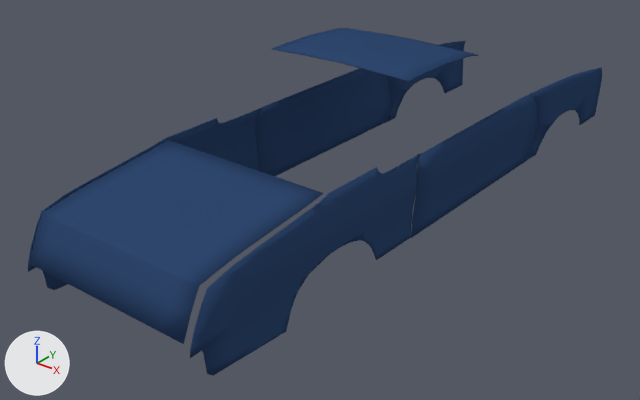
A saved change to the Blender file blender/cutlass.blend.
Rendered twice from a 50 mm lens placed at (3.22, -3.37, 2.74), pointed at (-0.18, 0.87, 0.11). Every picture has the same lights, and +X, +Y and +Z are marked at lower left.

Names of what the first picture shows: 'Hood.000', 'Hood.005', 'Hood.006', 'Hood.008', 'TrunkLid'.
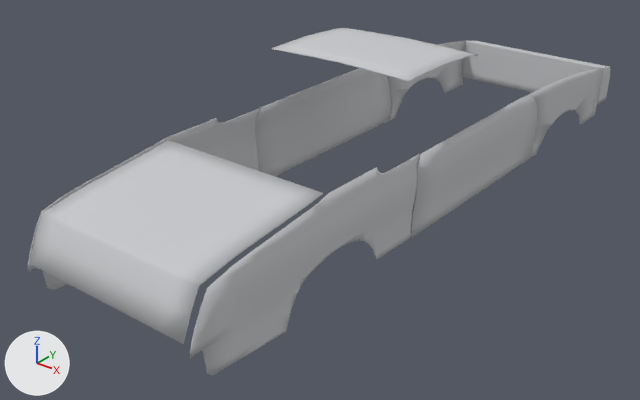
Edits to the scene script, one JSON object a line:
```json
{"op": "set", "path": "mat_paint.base_color", "old": "(0.0289, 0.0645, 0.157)", "new": "(0.589, 0.596, 0.615)", "note": "dark blue #2f486e -> light grey #cacbce"}
{"op": "add", "block": "me_cube_011", "code": ["me_cube_011 = bpy.data.meshes.new('Cube.011')", "me_cube_011.from_pydata(...)  # 829 vertices, 797 faces; spans x -0.314..0.0, y 0.0..0.629, z -0.61..-0.001", "me_cube_011.polygons.foreach_set('use_smooth', [True] * 797)", "me_cube_011.materials.append(mat_paint)  # light grey #cacbce"]}
{"op": "add", "block": "ob_cube_002", "code": ["ob_cube_002 = bpy.data.objects.new('Cube.002', me_cube_011)", "ob_cube_002.location = (0.0, 3.532, 0.556)", "ob_cube_002.scale = (-2.08, 0.333, 0.559)", "_m = ob_cube_002.modifiers.new('Mirror', 'MIRROR')"]}
```

Location of each change, [x1, y1, x2, y2] in pixels of the pictures (640 x 400 px):
```json
{"object": "TrunkLid", "change": "recoloured", "before": [30, 140, 323, 344], "after": [30, 140, 323, 344], "on screen": "blue to grey"}
{"object": "Hood.000", "change": "recoloured", "before": [28, 108, 420, 376], "after": [28, 108, 420, 376], "on screen": "blue to grey"}
{"object": "Hood.008", "change": "recoloured", "before": [255, 68, 537, 238], "after": [255, 68, 537, 238], "on screen": "blue to grey"}
{"object": "Hood.006", "change": "recoloured", "before": [272, 28, 478, 82], "after": [272, 28, 478, 82], "on screen": "blue to grey"}
{"object": "Hood.005", "change": "recoloured", "before": [388, 41, 602, 158], "after": [388, 41, 602, 158], "on screen": "blue to grey"}
{"object": "Cube.002", "change": "added", "after": [463, 41, 610, 106]}
```
